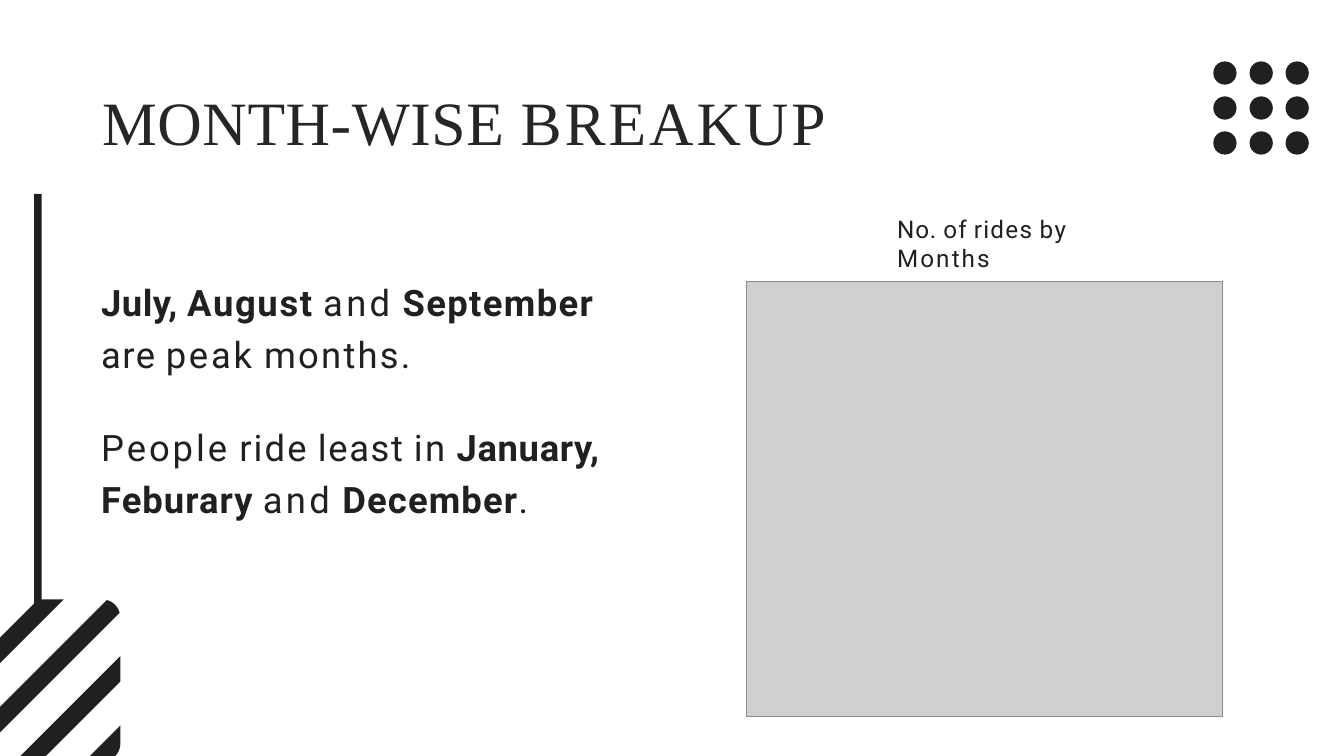
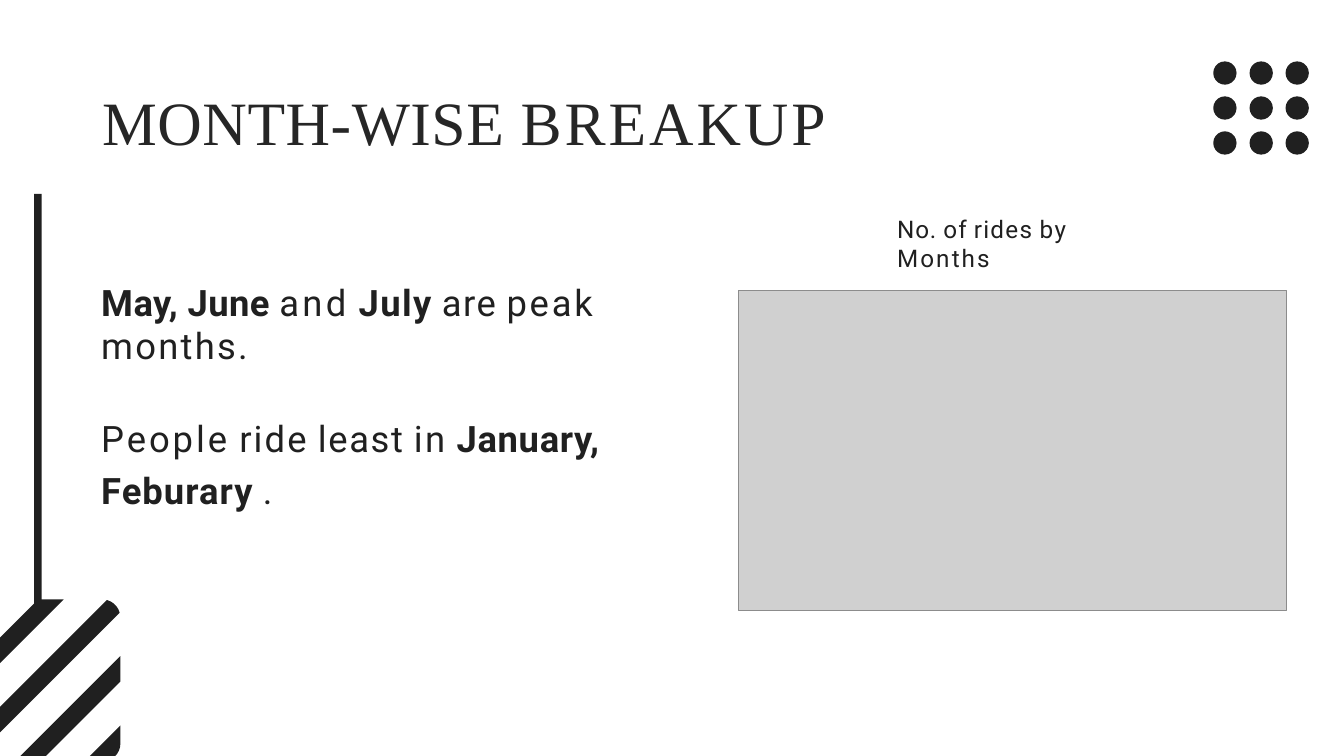
Before and after one commit to gobind-19/Google-data-analytics, a slide deck: slide 9 of Insights.pptx. Drawn at 1344x756 pixels with LibreOffice and Linux fonts; fonts in the diff are those of the drawing; grey boxes stand for pictures; background and template pictures are left out. Boxes give left, top, right and bottom in pixels: in the first picture for what was removed or moved away, otherwise in the second. Text is boxed around its words. In the diff, an @@ line names an element or a change of style, - is before the commit and + after.

```diff
--- a/Insights.pptx
+++ b/Insights.pptx
@@ text at (101,288,599,512): text changed; bold off @@
-July, August and September
-are peak months.
-People ride least in January, Feburary and December.
+May, June and July are peak months.
+People ride least in January, Feburary .
@@ picture: place and size @@
-picture at (746,282,1222,717)
+picture at (739,290,1287,610)
```
Also in this commit, not shown: 4 other slides changed.
